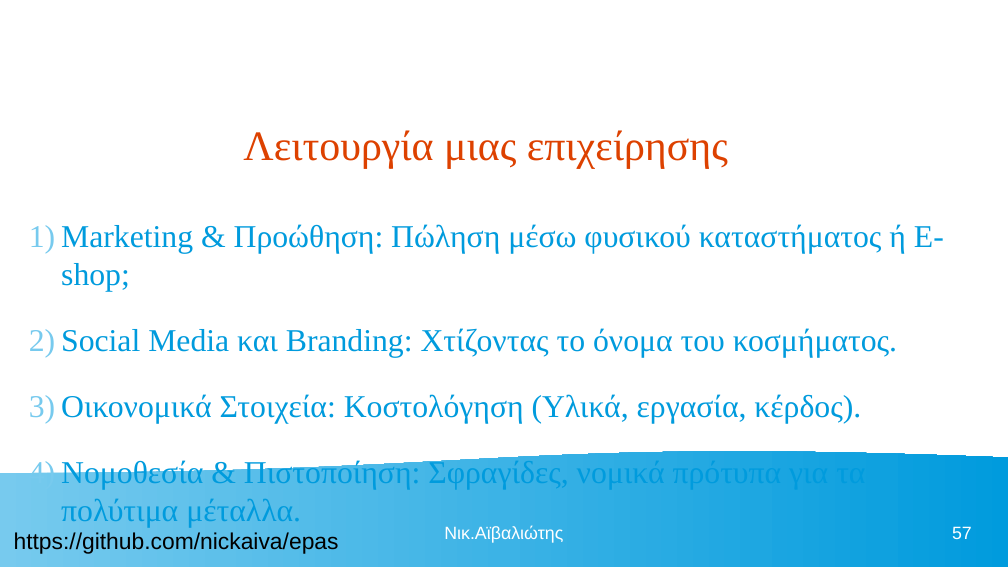
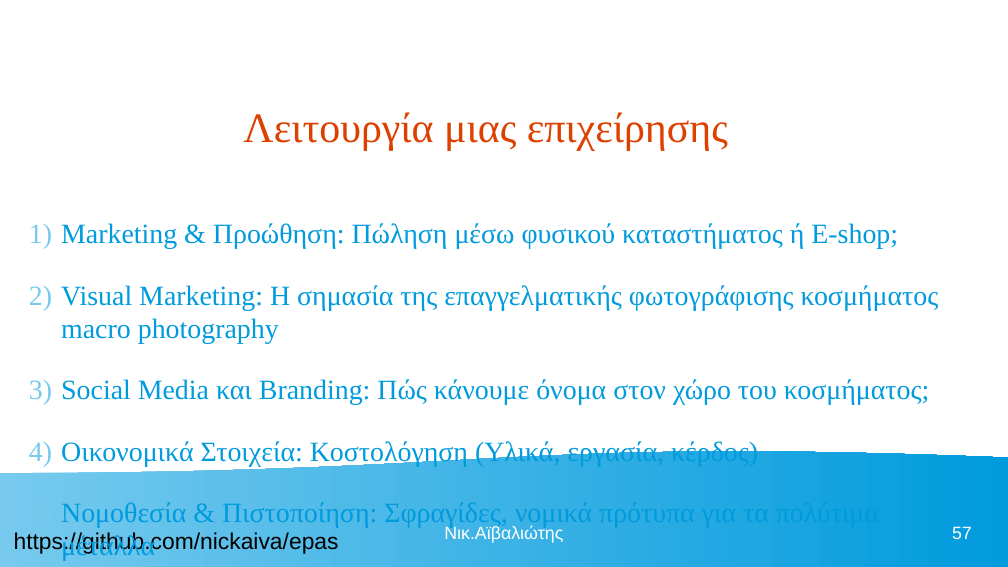
Before and after one commit to nickaiva/epas, a slide deck: slide 57 of ΠΕΡΙΒΑΛΛΟΝ ΕΡΓΑΣΙΑΣ.odp. Drawn at 1008x567 pixels with LibreOffice and Linux fonts; fonts in the diff are those of the drawing. Boxes give left, top, right and bottom in pixels: in the first picture for what was removed or moved away, otherwise in the second. Text is boxed around its words. In the diff, an @@ line names an element or a change of style, - is before the commit and + after.

```diff
--- a/ΠΕΡΙΒΑΛΛΟΝ ΕΡΓΑΣΙΑΣ.odp
+++ b/ΠΕΡΙΒΑΛΛΟΝ ΕΡΓΑΣΙΑΣ.odp
@@ title "Λειτουργία μιας επιχείρησης": place and size @@
-title "Λειτουργία μιας επιχείρησης" at bbox=[243, 130, 728, 168]
+title "Λειτουργία μιας επιχείρησης" at bbox=[243, 112, 728, 150]
@@ text at bbox=[61, 223, 898, 249]: size 25 to 22 pt in "Marketing & Προώθηση: Πώληση μέσω φυσικού καταστήματος ..." @@
@@ text at bbox=[61, 285, 939, 561]: text changed; size 25 to 22 pt @@
-2) Social Media και Branding: Χτίζοντας το όνομα του κοσμήματος.
-3) Οικονομικά Στοιχεία: Κοστολόγηση (Υλικά, εργασία, κέρδος).
-4) Νομοθεσία & Πιστοποίηση: Σφραγίδες, νομικά πρότυπα για τα πολύτιμα μέταλλα.
+2) Visual Marketing: Η σημασία της επαγγελματικής φωτογράφισης κοσμήματος macro photography
+3) Social Media και Branding: Πώς κάνουμε όνομα στον χώρο του κοσμήματος;
+4) Οικονομικά Στοιχεία: Κοστολόγηση (Υλικά, εργασία, κέρδος)
+5) Νομοθεσία & Πιστοποίηση: Σφραγίδες, νομικά πρότυπα για τα πολύτιμα μέταλλα
```
Also in this commit, not shown: 1 other slide changed, 3 other files.
